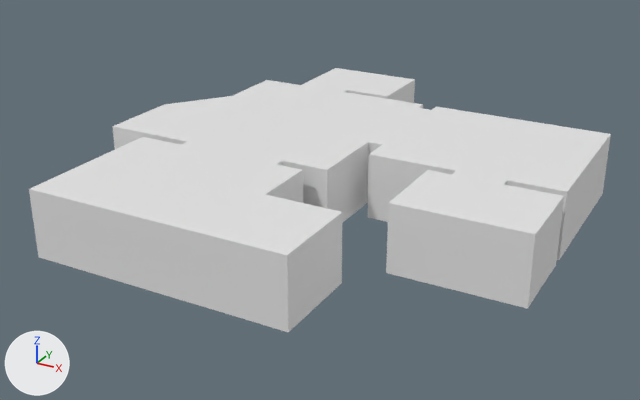
What one commit did to the FBX model Assets/Models/Layouts/Layout3.fbx.
Both versions are drawn from a camera (50 mm lens) standing at (13.1, -32.8, 15.7) and looking at (-3.8, -2.1, 0.3). The axes (+X, +Y, +Z) are drawn at lower left. The lights are the same throughout. Where no turn or scale is listed for an object, it has been applied to the vertices.

In view in the first picture: 'Layout3'.
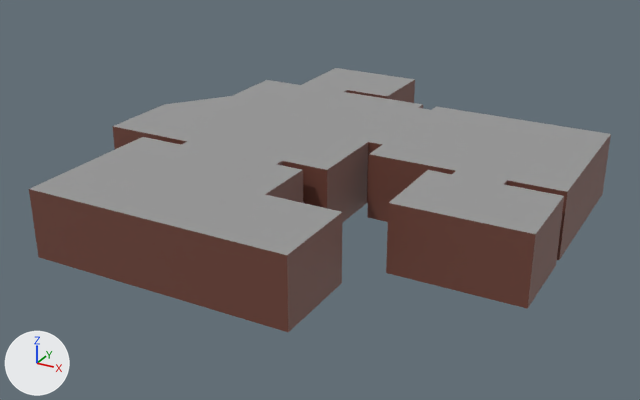
Changed parts and their boxes (x1, y1, x2, y2) in the pictures (640 x 400 px):
```json
{"part": 1, "of": "me_cube_006", "change": "recoloured", "before": [29, 80, 611, 332], "after": [29, 80, 611, 332], "on screen": "grey to brown"}
{"part": 2, "of": "me_cube_006", "change": "recoloured", "before": [30, 68, 611, 255], "after": [30, 68, 611, 255], "on screen": "white to grey"}
```

The change, as JSON lines over the scene's bpy script:
```json
{"op": "add", "block": "mat_walls", "code": ["mat_walls = principled_material('Walls')", "mat_walls.base_color = (0.166, 0.0598, 0.0425)  # brown #71453a"]}
{"op": "add", "block": "mat_ceiling", "code": ["mat_ceiling = principled_material('Ceiling')", "mat_ceiling.base_color = (0.317, 0.317, 0.317)  # grey #999999"]}
{"op": "add", "block": "mat_floor", "code": ["mat_floor = principled_material('Floor')", "mat_floor.base_color = (0.248, 0.145, 0.0645)  # brown #886a48"]}
{"block": "me_cube_006", "where": "me_cube_006.from_pydata(...)  # 146 vertices, 148 faces; spans x -13.0..6.5, y -11.5..8.9, z 0.0..2.8"}
{"block": "me_cube_006", "where": "# used by ob_layout3; location = (0.0, 0.0, 0.0)"}
{"block": "me_cube_006", "change": "me_cube_006 part 1: all 56 faces centred in x -13.0..6.5, y -11.5..8.9, z 1.4 switch from no material to mat_walls (brown #71453a)"}
{"block": "me_cube_006", "change": "me_cube_006 part 2: all 46 faces centred in x -12.4..5.4, y -9.6..7.2, z 2.8 switch from no material to mat_ceiling (grey #999999)"}
{"op": "add", "block": "me_cube_006", "code": "me_cube_006.materials.append(mat_floor)  # brown #886a48"}
```
